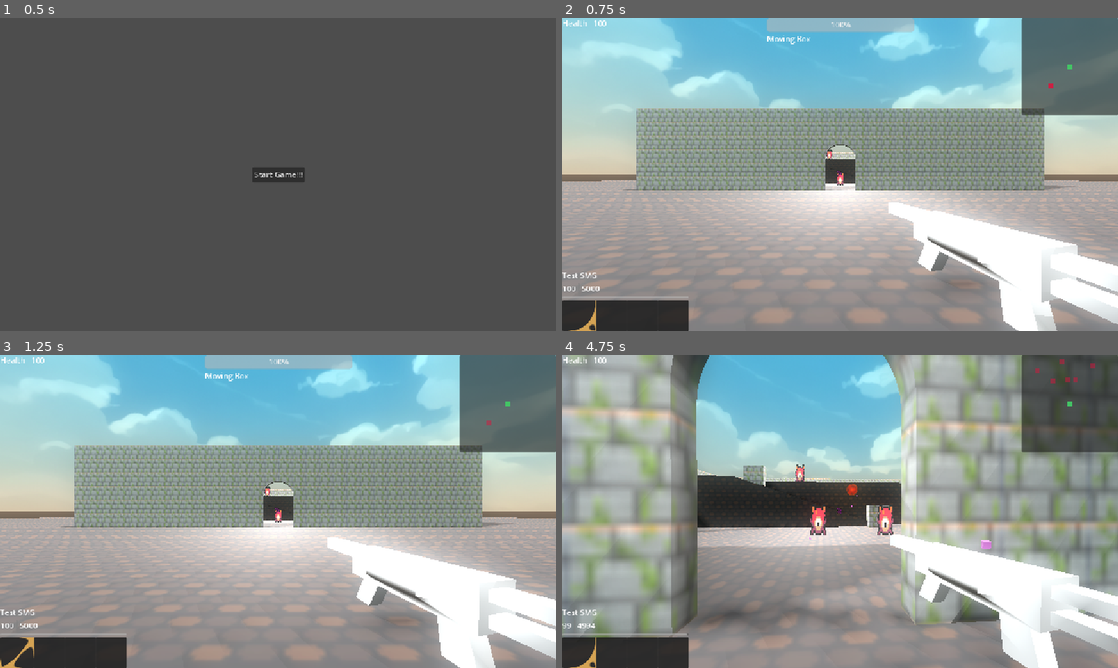
Above: before the commit, frames 1-4 (two rows, left to right).
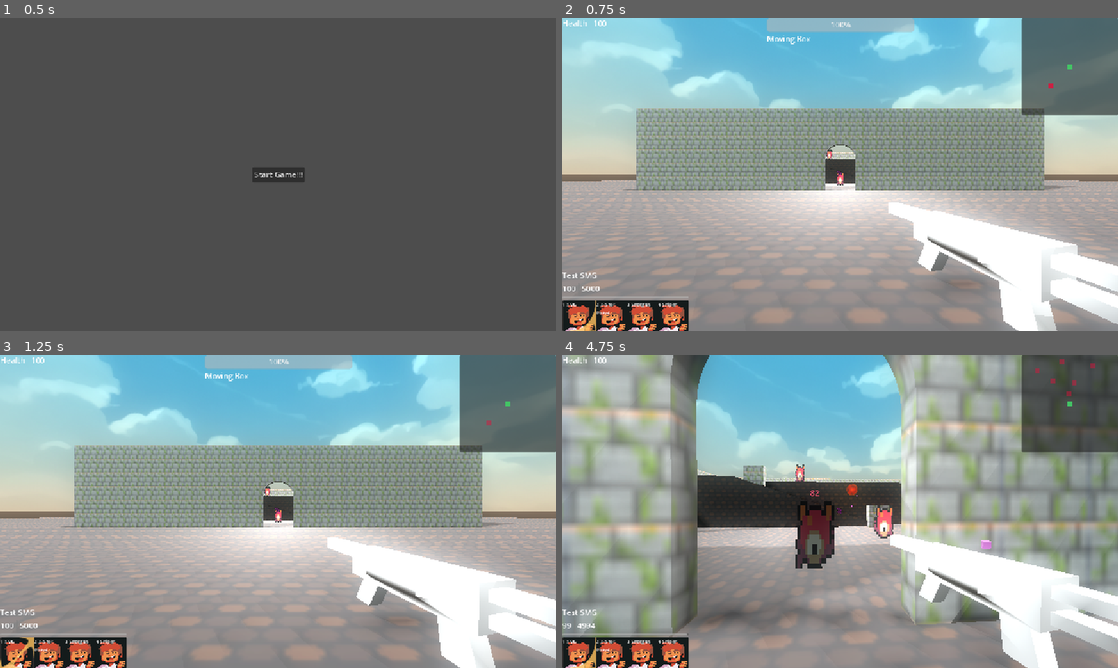
Above: after the commit, the same moments.

Repository: mabanana/FPS-Project-A
Game: Godot game, scene res://GameObjects/main_menu.tscn
The game is run twice, just before and just after one commit, with the same random seed, the same clock (stepped at 60 frames per second) and the same inputs. Sound files missing from this copy of the repository are replaced by a short silence.
Inputs (mouse positions are in pixels of both pictures, inside the frame that each line leads up to):
- Up to frame 1 (0.5 s): no input
- Up to frame 2 (0.75 s): click "Start Game!!!" at 0.5 s
- Up to frame 3 (1.25 s): no input
- Up to frame 4 (4.75 s): tap Enter at 1.25 s; move the mouse to (867, 511) at 1.27 s; hold Up (ui_up) from 1.28 s (still down); tap Shift at 1.35 s; click (867, 511) at 1.42 s; tap Space at 1.52, 2.27, 3.77, 4.52 s; move the mouse to (812, 511) at 2.02 s; tap Ctrl at 2.1 s; click (812, 511) at 2.17 s; move the mouse to (851, 505) at 2.77 s; tap E at 2.85 s; click (851, 505) at 2.92 s; move the mouse to (834, 517) at 3.52 s; tap R at 3.6 s; click (834, 517) at 3.67 s; move the mouse to (878, 514) at 4.27 s; tap F at 4.35 s; click (878, 514) at 4.42 s

Frame 1 is identical in both runs. In frame 2, 1.4% of the frame differs, in the area x 0-23%, y 90-100%; in frame 3, 1.4%; in frame 4, 3.0%, in the area x 0-93%, y 7-100%.

Commit message:
Full functionality restored

Diff:
--- a/project/EntityComponents/ai_nav.gd
+++ b/project/EntityComponents/ai_nav.gd
@@ -6,8 +6,6 @@
 
 func _init(nav_agent_node: NavigationAgent3D):
 	nav_agent = nav_agent_node
-
-func _ready():
 	Signals.map_updated.connect(_on_map_updated)
 
 func _on_map_updated(payload=null):
--- a/project/EntityComponents/ai_sight.gd
+++ b/project/EntityComponents/ai_sight.gd
@@ -10,8 +10,6 @@
 	self.character = character
 	self.eye_pos = eye_pos
 	self.vision_range = vision_range
-
-func _ready():
 	Signals.map_updated.connect(_on_map_updated)
 
 func _on_map_updated(payload=null):
--- /dev/null
+++ b/project/GameObjects/bullet_particle.gd
@@ -0,0 +1,6 @@
+extends CPUParticles3D
+
+
+# Called when the node enters the scene tree for the first time.
+func _ready():
+	get_tree().create_timer(0.3).timeout.connect(queue_free)
--- a/project/GameObjects/bullet_particle.tscn
+++ b/project/GameObjects/bullet_particle.tscn
@@ -1,4 +1,6 @@
-[gd_scene load_steps=3 format=3 uid="uid://c72mtr6rt7pfg"]
+[gd_scene load_steps=4 format=3 uid="uid://c72mtr6rt7pfg"]
+
+[ext_resource type="Script" uid="uid://d24ytgy8c6287" path="res://GameObjects/bullet_particle.gd" id="1_aqsxt"]
 
 [sub_resource type="StandardMaterial3D" id="StandardMaterial3D_8j18t"]
 transparency = 1
@@ -17,3 +19,4 @@
 gravity = Vector3(0, -1, 0)
 initial_velocity_max = 5.0
 radial_accel_max = 20.0
+script = ExtResource("1_aqsxt")
--- a/project/GameObjects/enemy_entity.gd
+++ b/project/GameObjects/enemy_entity.gd
@@ -15,7 +15,7 @@
 var vision_range: float
 var movement_speed : float
 
-func _ready():
+func _init():
 	Signals.damage_dealt.connect(_on_damage_dealt)
 
 func take_damage(damage_amount: int, damage_scale: float, dealer_rid: int, damage_position: Vector3):
--- a/project/GameObjects/moving_box_enemy.tscn
+++ b/project/GameObjects/moving_box_enemy.tscn
@@ -83,5 +83,5 @@
 
 [node name="AnimationPlayer" type="AnimationPlayer" parent="."]
 libraries = {
-"": SubResource("AnimationLibrary_pgt1t")
+&"": SubResource("AnimationLibrary_pgt1t")
 }
--- a/project/GameObjects/player.gd
+++ b/project/GameObjects/player.gd
@@ -107,8 +107,7 @@
 
 	if jump_cd.tick(delta) <= 0:
 		set_jump(false)
-	if abs(camera.fov - (fov_modifier + DEFAULT_CAMERA_ZOOM * fov_multiplier)) < 10.0 / fov_multiplier:
-		camera.fov = move_toward(camera.fov, fov_modifier + DEFAULT_CAMERA_ZOOM * fov_multiplier, 10.0 / fov_multiplier)
+	camera.fov = move_toward(camera.fov, fov_modifier + DEFAULT_CAMERA_ZOOM * fov_multiplier, 10.0 / fov_multiplier)
 
 func get_object_in_view():
 	var query = gun_slot.cast_ray_towards_mouse()
--- a/project/GameSystems/gun_slot.gd
+++ b/project/GameSystems/gun_slot.gd
@@ -125,9 +125,9 @@
 
 func set_camera_zoom(gun_zoom: float, boo: bool):
 	if boo:
-		character.fov_multiplier = 1 / gun_zoom
+		character.fov_multiplier = 1.0 / gun_zoom
 	else:
-		character.fov_multiplier = 1
+		character.fov_multiplier = 1.0
 
 func finish_reload():
 	reset_gun_slot()
--- a/project/UI/grid_slot.gd
+++ b/project/UI/grid_slot.gd
@@ -8,9 +8,6 @@
 var is_pressed: bool
 
 func _init():
-	mouse_entered.connect(_on_mouse_entered)
-	mouse_exited.connect(_on_mouse_exited)
-
 	item = GridSlotItem.new()
 	hotkey_label = Label.new()
 
@@ -22,6 +19,9 @@
 	add_child(hotkey_label)
 
 	custom_minimum_size = Vector2(64,64)
+
+	mouse_entered.connect(_on_mouse_entered)
+	mouse_exited.connect(_on_mouse_exited)
 
 func _ready():
 	if index >= 0:
--- a/project/UI/hud.tscn
+++ b/project/UI/hud.tscn
@@ -292,7 +292,7 @@
 
 [node name="AnimationPlayer" type="AnimationPlayer" parent="WeaponSprite"]
 libraries = {
-"": SubResource("AnimationLibrary_2atdu")
+&"": SubResource("AnimationLibrary_2atdu")
 }
 autoplay = "Idle"
 
--- a/project/UI/scroll_vbox_controller.gd
+++ b/project/UI/scroll_vbox_controller.gd
@@ -22,6 +22,8 @@
 		pass
 	selection = Core.inventory.active_gun_index
 	inventory_size = Core.player.inventory_size
+	selection_rect = GridSelectRect.new()
+	add_child(selection_rect)
 	_update()
 	Signals.gun_dropped.connect(_update)
 	Signals.gun_picked_up.connect(_update)
@@ -63,14 +65,13 @@
 		if payload["gui_hover"] is GridSlot and payload["gui_drag"]:
 			swap_data(payload["gui_drag"],payload["gui_hover"])
 
-func _update():
+func _update(payload=null):
 	for child in grid_container.get_children():
 		child.queue_free()
 	for i in inventory_size:
 		var slot = GridSlot.new()
 		if i == selection:
-			selection_rect = GridSelectRect.new()
-			slot.add_child(selection_rect)
+			selection_rect.reparent(slot)
 			slot.custom_minimum_size = Vector2(70,64)
 		if i < len(Core.inventory.guns):
 			slot.add_item(test_tex)
Not shown, added: project/GameObjects/bullet_particle.gd.uid
Not shown: 1 places in project/UI/GridSelectionMaterial.tres that only renumber resources
